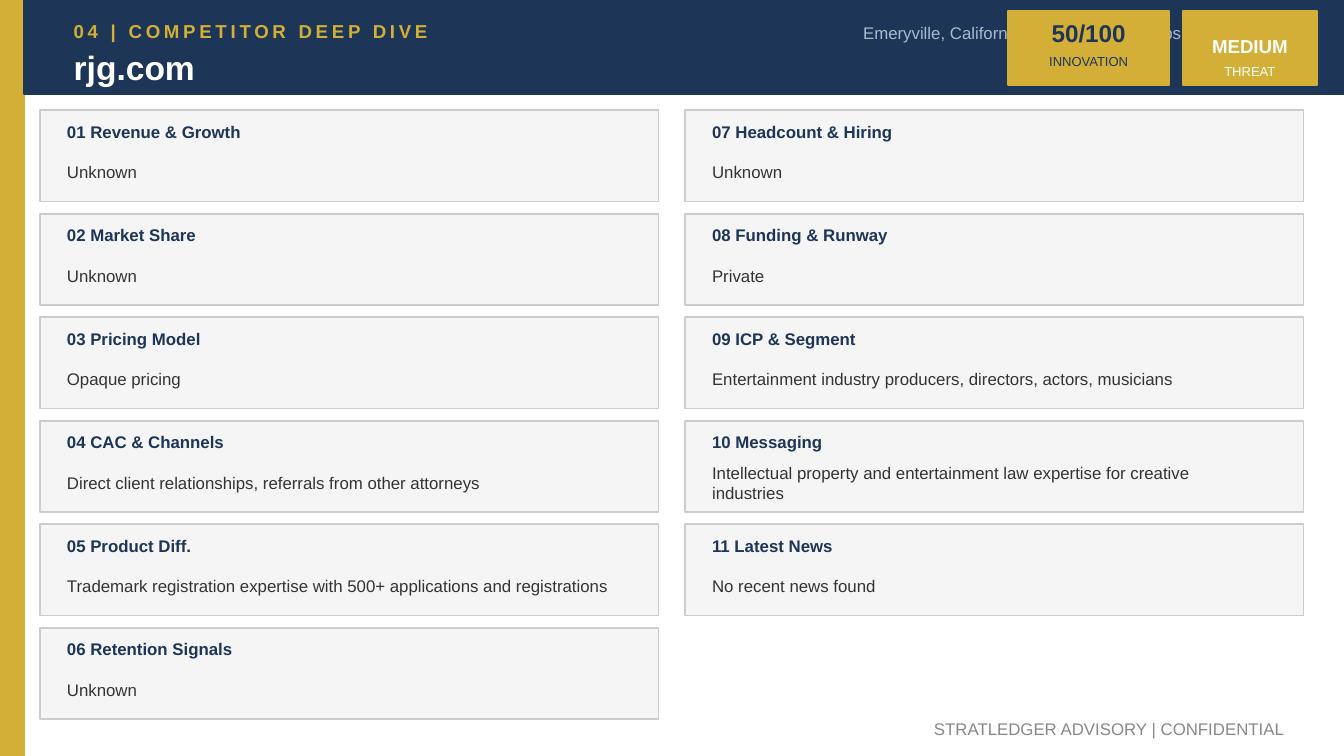
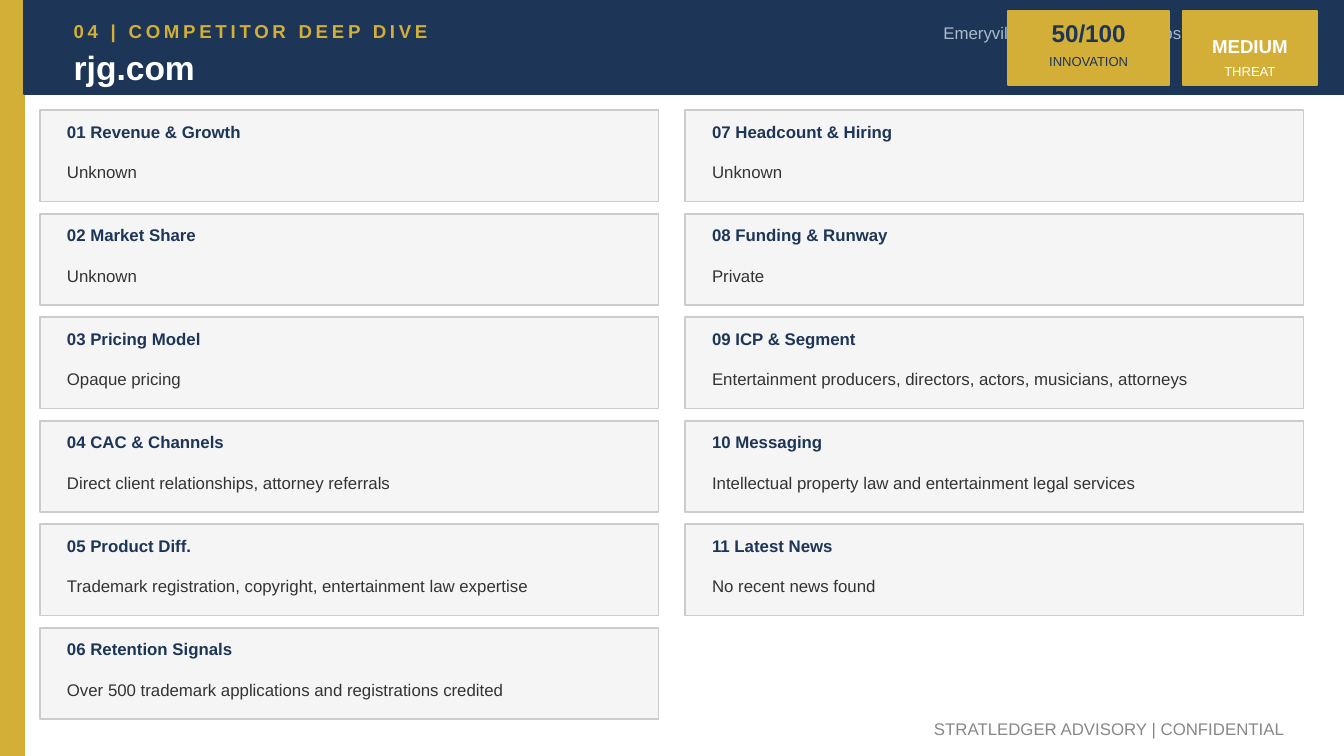
Before and after one commit to apexmakeshop-dot/droplet-commands, a slide deck: slide 6 of mesh_bioplastics_CI_Report.pptx. Drawn at 1344x756 pixels with LibreOffice and Linux fonts; fonts in the diff are those of the drawing. Boxes give left, top, right and bottom in pixels: in the first picture for what was removed or moved away, otherwise in the second. Text is boxed around its words. In the diff, an @@ line names an element or a change of style, - is before the commit and + after.

```diff
--- a/mesh_bioplastics_CI_Report.pptx
+++ b/mesh_bioplastics_CI_Report.pptx
@@ text at bbox=[943, 25, 1291, 43]: text changed @@
-Emeryville, California, United States | https://www.rjg.com
+Emeryville, United States | https://www.rjg.com
@@ text at bbox=[712, 373, 1187, 389]: text changed @@
-Entertainment industry producers, directors, actors, musicians
+Entertainment producers, directors, actors, musicians, attorneys
@@ text at bbox=[67, 477, 390, 493]: text changed @@
-Direct client relationships, referrals from other attorneys
+Direct client relationships, attorney referrals
@@ text at bbox=[712, 477, 1135, 493]: text changed @@
-Intellectual property and entertainment law expertise for creative industries
+Intellectual property law and entertainment legal services
@@ text at bbox=[67, 580, 527, 596]: text changed @@
-Trademark registration expertise with 500+ applications and registrations
+Trademark registration, copyright, entertainment law expertise
@@ text at bbox=[67, 684, 503, 700]: text changed @@
-Unknown
+Over 500 trademark applications and registrations credited
```
Also in this commit, not shown: 4 other slides changed.
